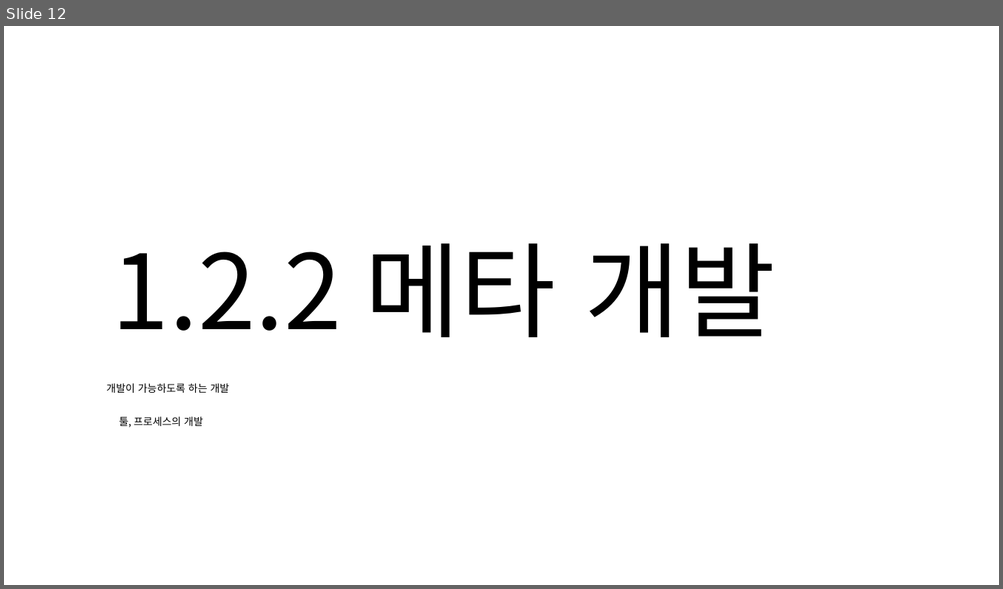
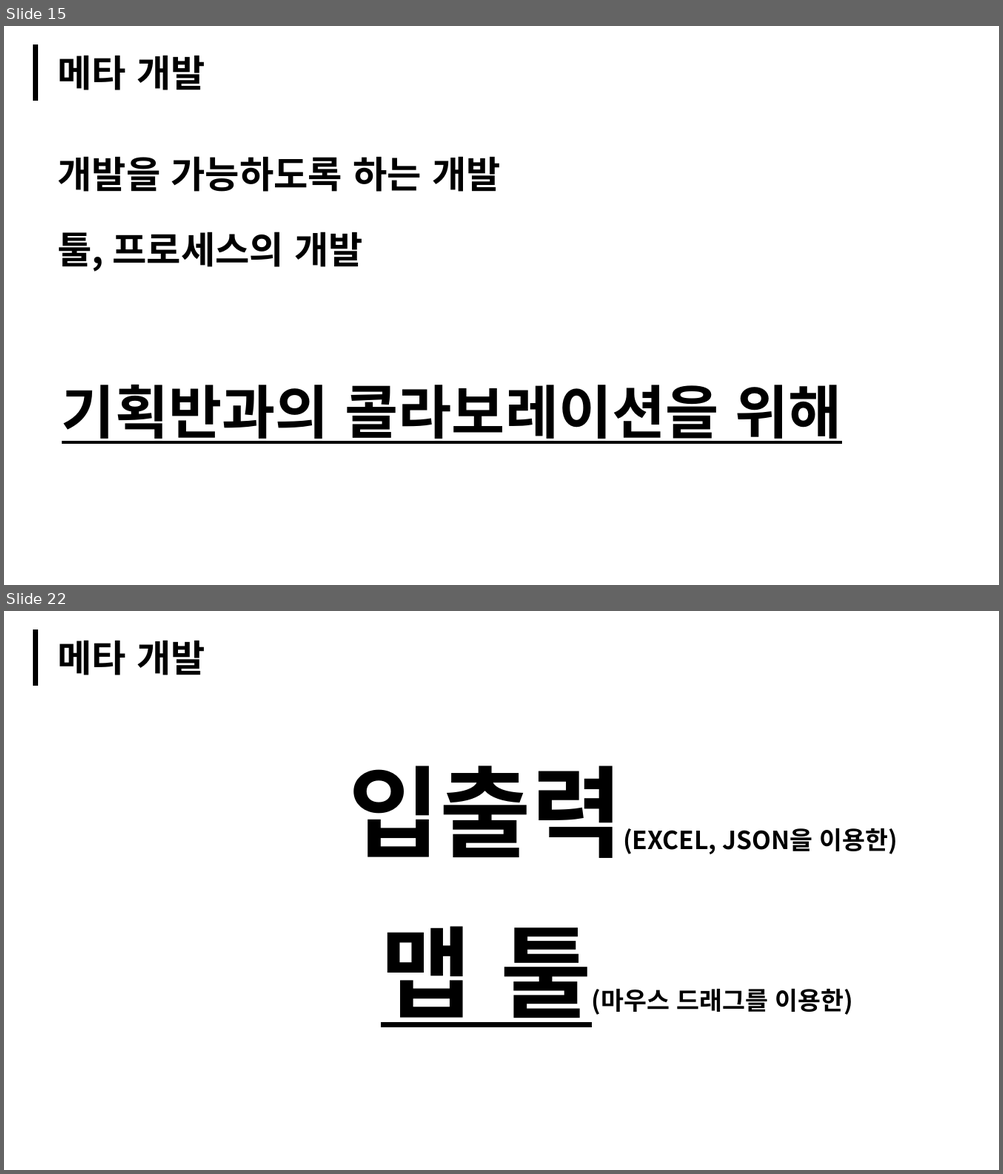
Before and after one commit to Bandyck/WinAPI_Serious, a slide deck: 0818.PPT문서제작/WinApiProject_Serious_임경태.pptx. Shown one above the other, each under a label of ours: slide 12 before the commit, slides 15 and 22 after it; the slides between them are not shown. The pictures are 1003x589 and 1003x1174 pixels, drawn with LibreOffice and Linux fonts; fonts in the diff are those of the drawing. Boxes give left, top, right and bottom in pixels: in the first picture for what was removed or moved away, otherwise in the second. Text is boxed around its words. In the diff, an @@ line names an element or a change of style, - is before the commit and + after.

```diff
--- a/0818.PPT문서제작/WinApiProject_Serious_임경태.pptx
+++ b/0818.PPT문서제작/WinApiProject_Serious_임경태.pptx
@@ slide 22 added at <box>4,611,999,1170</box>, background #FFFFFF @@
@@ line added from (35, 629) to (35, 686), #000000 5 pt @@
@@ text added at <box>57,640,205,675</box>, 36 pt, text #000000, bold @@
+메타 개발
@@ text added at <box>348,766,897,858</box>, 24 pt, text #000000, bold @@
+입출력(EXCEL, JSON을 이용한)
@@ text added at <box>381,926,853,1028</box>, 24 pt, text #000000, bold @@
+맵 툴(마우스 드래그를 이용한)
@@ what was slide 12 is now slide 15 @@
@@ slide 15 changed as well @@
@@ line added from (35, 44) to (35, 101), #000000 5 pt @@
@@ text at <box>57,55,205,90</box>: text changed; size 100 to 36 pt; font Noto Sans CJK KR to Montserrat; bold on @@
-1.2.2 메타 개발
+메타 개발
@@ text at <box>57,156,501,192</box>: text changed; size 10 to 36 pt; bold on @@
-개발이 가능하도록 하는 개발
+개발을 가능하도록 하는 개발
@@ text "툴, 프로세스의 개발": place and size @@
-text "툴, 프로세스의 개발" at <box>119,417,203,428</box>
+text "툴, 프로세스의 개발" at <box>57,232,363,272</box>
@@ text "툴, 프로세스의 개발" at <box>57,232,363,272</box>: size 10 to 36 pt, bold on @@
@@ text added at <box>62,384,842,444</box>, 56 pt, text #000000, bold, underline @@
+기획반과의 콜라보레이션을 위해
```
Also in this commit, not shown: 7 other slides changed, 18 other slides added, 11 slides removed.
